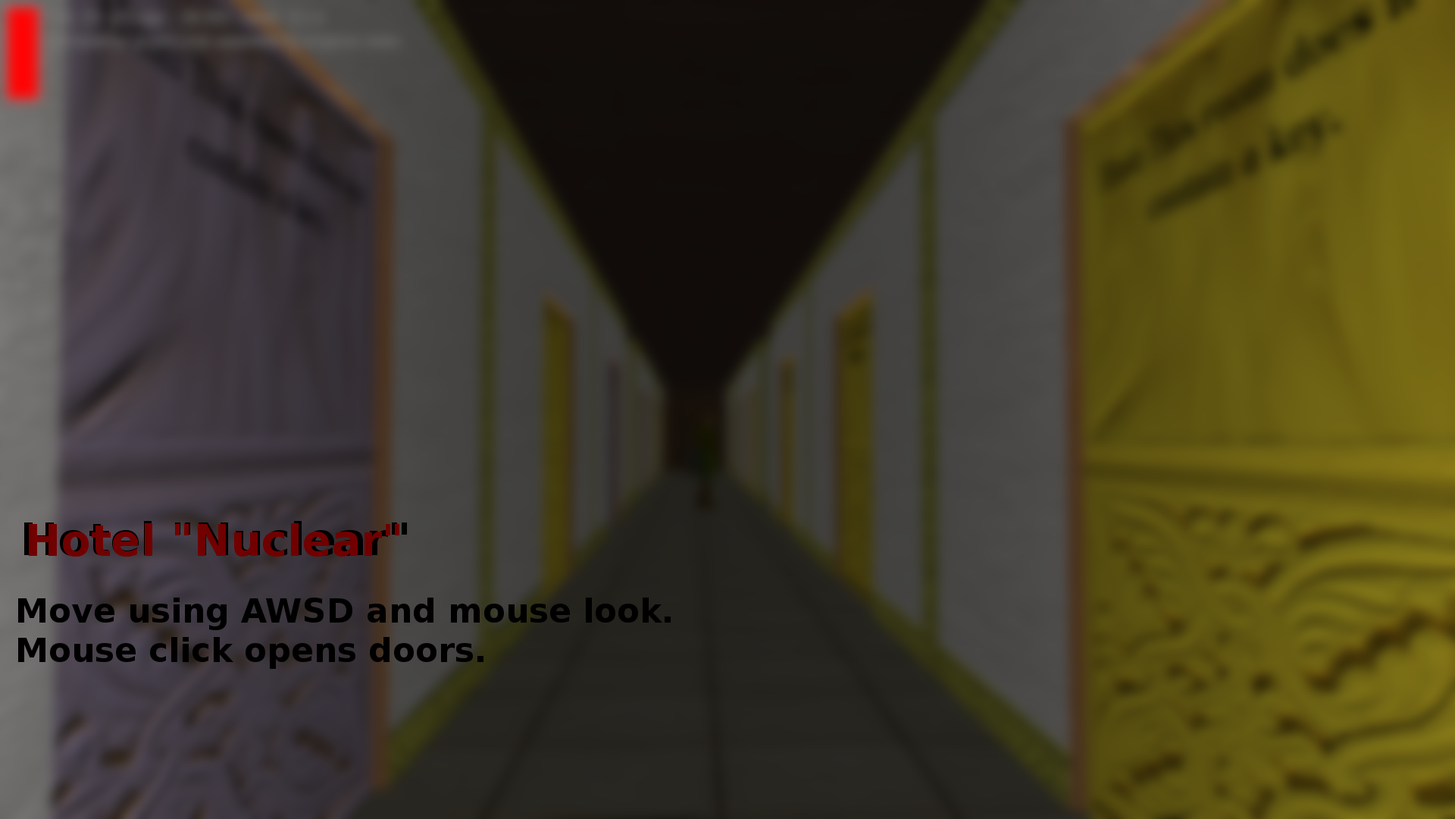
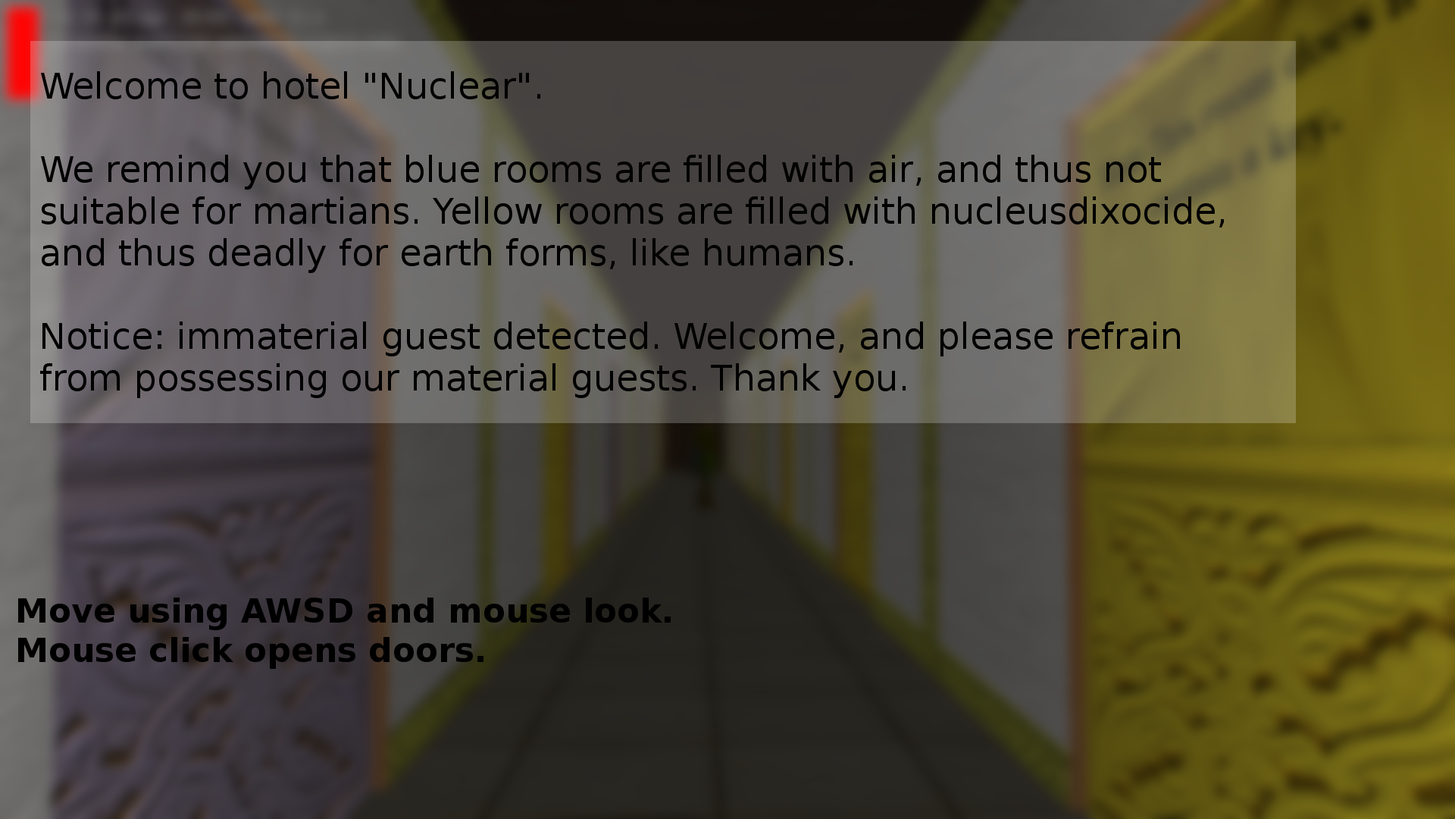
Layers edited between the first and the second 1455px x 819px image:
hid "Hotel 'Nuclear' #1" over [28, 523, 400, 557]
removed layer "Hotel 'Nuclear'" over [24, 520, 408, 556]
added layer "Welcome to hotel 'Nuclear'. ..." above "Move using AWSD and mouse look..." over [40, 71, 1225, 398]
added layer "Warstwa" (22%) above "loading.png" over [30, 40, 1297, 423]
